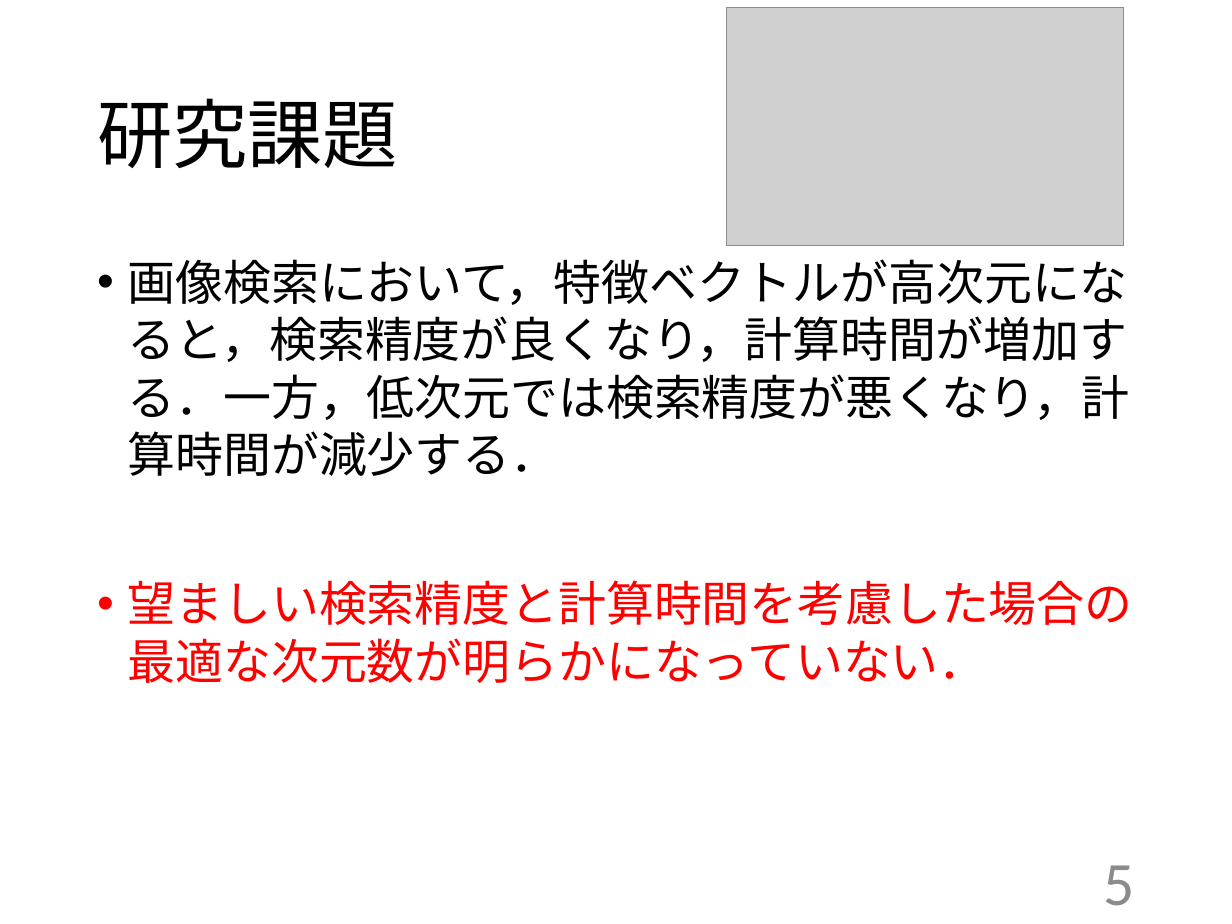
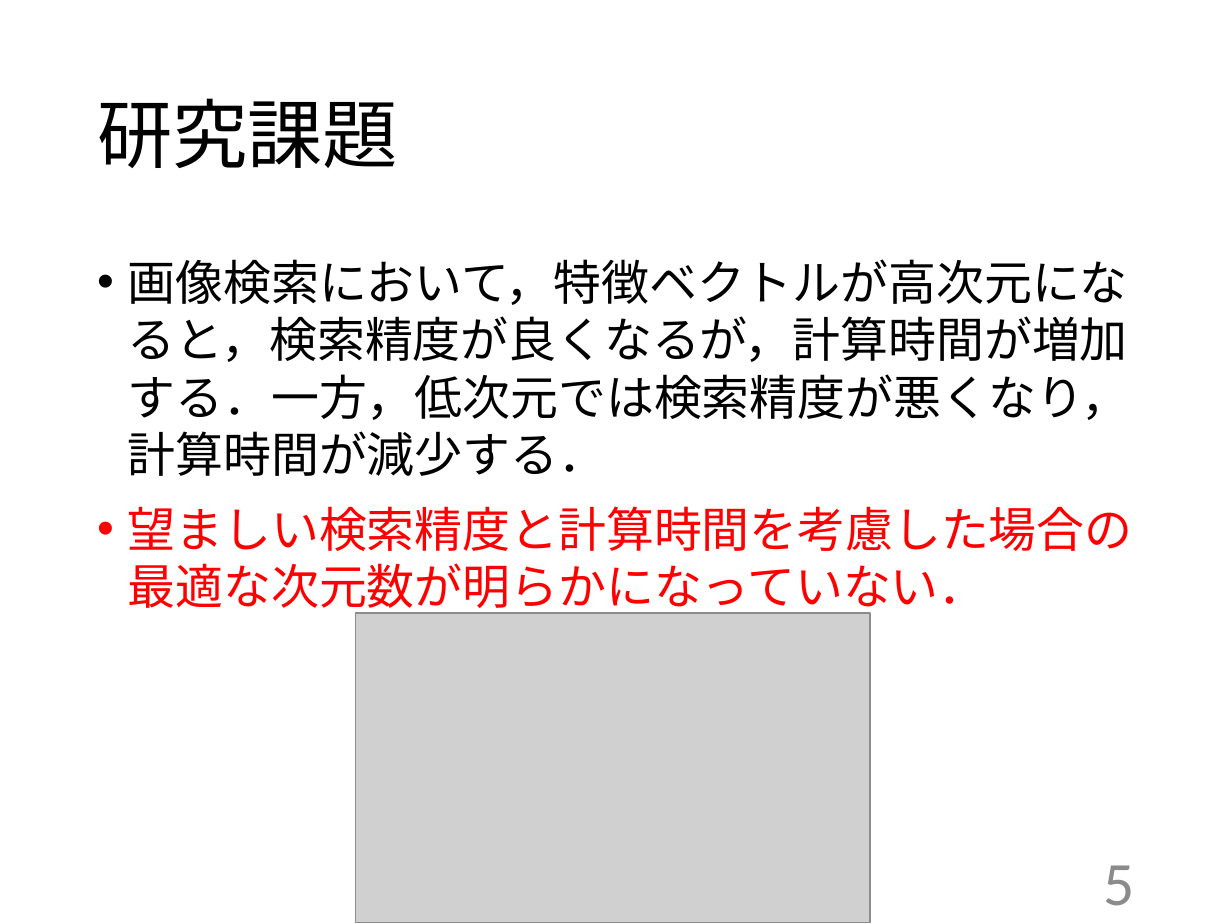
Before and after one commit to kait-takanolab/1821005-yoshioka-thesis, a slide deck: slide 5 of 卒研発表/1821005_yoshioka_thesis.pptx. Drawn at 1232x924 pixels with LibreOffice and Linux fonts; fonts in the diff are those of the drawing; grey boxes stand for pictures. Boxes give left, top, right and bottom in pixels: in the first picture for what was removed or moved away, otherwise in the second. Text is boxed around its words. In the diff, an @@ line names an element or a change of style, - is before the commit and + after.

```diff
--- a/卒研発表/1821005_yoshioka_thesis.pptx
+++ b/卒研発表/1821005_yoshioka_thesis.pptx
@@ text at (128, 259, 1129, 476): text changed @@
-• 画像検索において，特徴ベクトルが高次元になると，検索精度が良くなり，計算時間が増加する．一方，低次元では検索精度が悪くなり，計算時間が減少する．
+• 画像検索において，特徴ベクトルが高次元になると，検索精度が良くなるが，計算時間が増加する．一方，低次元では検索精度が悪くなり，計算時間が減少する．
@@ picture: place and size @@
-picture at (727, 7, 1124, 246)
+picture at (355, 612, 870, 922)
```
Also in this commit, not shown: 6 other slides changed.
